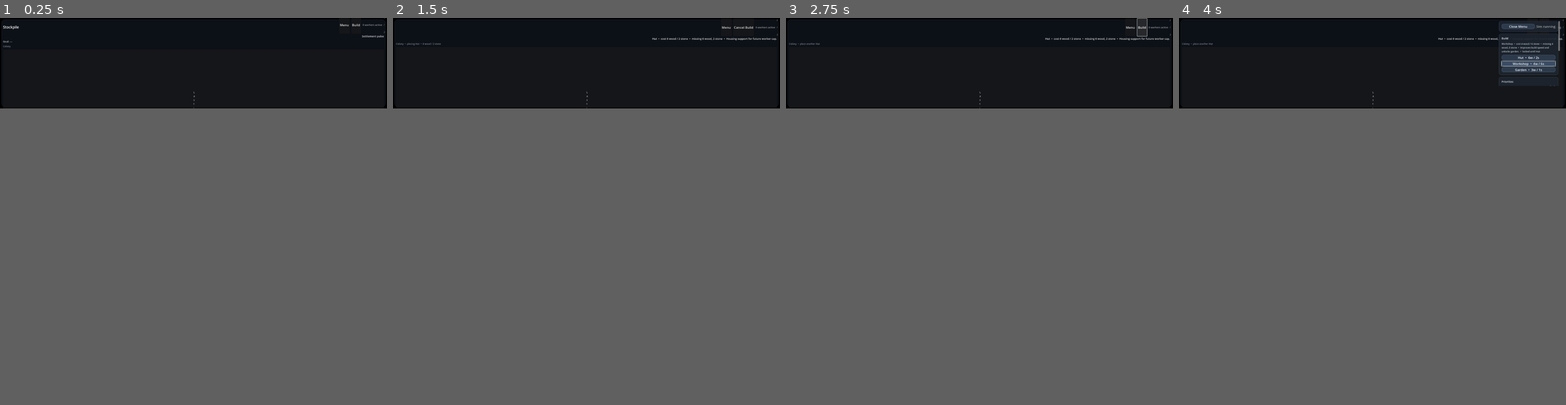
Above: before the commit, frames 1-4 (left to right).
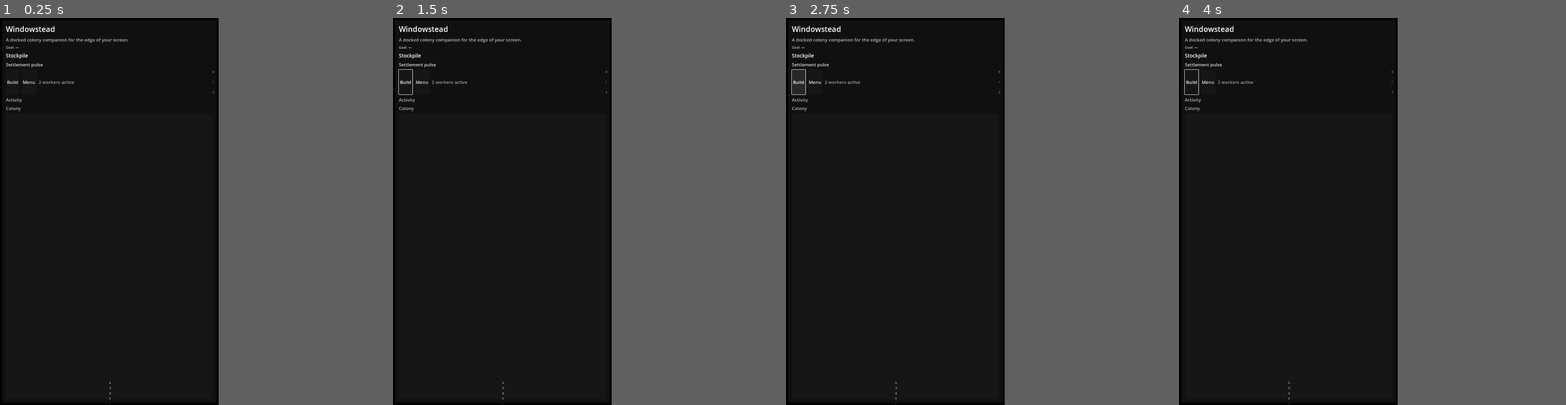
Above: after the commit, the same moments.

Repository: misospace/windowstead
Game: Godot game, scene res://scenes/main.tscn
Same seed, same stepped clock (60 frames per second), same inputs: the game is played once before the commit and once after it.
Inputs (mouse positions are in pixels of both pictures, inside the frame that each line leads up to):
- Up to frame 1 (0.25 s): no input
- Up to frame 2 (1.5 s): click "Build" at 0.5 s; click (741, 56) at 1.25 s, where only the run before the commit has a clickable "Hut • 6w / 2s"
- Up to frame 3 (2.75 s): click "Cancel Build" (after the commit: "Build") at 2 s
- Up to frame 4 (4 s): click "Build" at 2.75 s; click (1527, 64) at 3.5 s, where only the run before the commit has a clickable "Workshop • 4w / 6s"
In our replay, the window is 800x187 before the commit and 452x800 after it. These sizes can differ from the game's own. Grey fills any space a smaller window leaves; there, only what the larger window draws over its background counts as a difference.

The runs differ from the first frame. In frame 1, 0.9% of the frame differs, in the area x 0-100%, y 0-100%; in frame 2, 1.1%; in frame 3, 1.1%; in frame 4, 2.1%.
Error before the commit: Invalid access to property or key 'resources' on a base object of type 'Dictionary'. (res://scripts/main.gd:1167)
Error after the commit: Parse Error: Static function "count_active_workers()" not found in base "res://scripts/worker_cap_logic.gd". (res://scripts/main.gd:928)

Commit message:
Fix tile theme dictionary keys corrupted by the constants-alias sweep
The #283 alias rewrite also renamed the string KEYS inside main.gd's cached
TileRender theme dicts ('TILE_BACKDROPS' became 'Constants.TILE_BACKDROPS'),
so every tile silently fell back to default colors. Fix the keys, move the
accent palette into constants.gd (passed through TileRender's theme context,
fallbacks unchanged), add a regression test for the main→TileRender wiring,
and make CI/just test-all fail any suite whose log contains SCRIPT ERROR —
runtime script errors inside a passing suite previously went unnoticed.

Diff:
--- a/scripts/constants.gd
+++ b/scripts/constants.gd
@@ -7,6 +7,13 @@
 const BASE_TICK_SECONDS := 0.9
 const EVENT_INTERVAL_TICKS := 66
 const MAX_EVENT_LOG := 20
+
+# Focus Mode slows the colony down while the player works (issue #19).
+const FOCUS_MODE_TICK_MULTIPLIER := 2.5
+# Zoom slider bounds/step for tile scaling.
+const ZOOM_MIN := 0.5
+const ZOOM_MAX := 2.0
+const ZOOM_STEP := 0.1
 
 const RESOURCE_COLORS := {
 	"wood": Color("#5d8f58"),
@@ -37,6 +44,17 @@
 	"garden": Color("#30523a"),
 	"stockpile": Color("#66522a"),
 }
+
+# Tile accent palette, consumed by TileRender via its theme context so the
+# whole tile look is tuned from this file.
+const TILE_ACCENTS := {
+	"placement_ok": Color("#73d38c"),
+	"placement_blocked": Color("#d36b6b"),
+	"stockpile": Color("#d4b36f"),
+	"foundation": Color("#c7a25e"),
+	"default": Color(1, 1, 1, 0.35),
+}
+const TILE_DEFAULT_BACKDROP := Color("#1b2128")
 
 const WORKER_BADGE_COLORS := {
 	"Jun": Color("#f58f6c"),
@@ -82,6 +100,30 @@
 	"tree": "🌲",
 	"rock": "🪨",
 	"berries": "🫐",
+}
+
+# Everything that defines a gatherable resource tile: what it yields, how
+# much a world-seeded tile holds, how much an ambient supply drop holds, and
+# the drop announcement. The sim derives gatherability from membership here.
+const RESOURCE_TILES := {
+	"tree": {
+		"resource": "wood",
+		"seed_amount": 6,
+		"drop_amount": 4,
+		"drop_message": "A driftwood bundle lands nearby. Fresh wood appeared.",
+	},
+	"rock": {
+		"resource": "stone",
+		"seed_amount": 5,
+		"drop_amount": 4,
+		"drop_message": "A rubble drop lands nearby. Fresh stone appeared.",
+	},
+	"berries": {
+		"resource": "food",
+		"seed_amount": 4,
+		"drop_amount": 3,
+		"drop_message": "A snack crate lands nearby. Fresh food appeared.",
+	},
 }
 
 const TILE_SHORT_LABELS := {
--- a/scripts/main.gd
+++ b/scripts/main.gd
@@ -272,9 +272,9 @@
 	settings_panel.get_node("SettingsMargin/SettingsBox").add_child(zoom_label)
 
 	var zoom_slider := HSlider.new()
-	zoom_slider.min_value = 0.5
-	zoom_slider.max_value = 2.0
-	zoom_slider.step = 0.1
+	zoom_slider.min_value = Constants.ZOOM_MIN
+	zoom_slider.max_value = Constants.ZOOM_MAX
+	zoom_slider.step = Constants.ZOOM_STEP
 	zoom_slider.value = settings.get('zoom_factor', 1.0)
 	zoom_slider.value_changed.connect(func(val):
 		settings['zoom_factor'] = val
@@ -925,13 +925,7 @@
 	build_mode_button.text = "Cancel Build" if not pending_build_kind.is_empty() else "Build"
 
 func active_worker_count() -> int:
-	if not state.has("workers"):
-		return 0
-	var active := 0
-	for worker in state.workers:
-		if int(worker.get("break_ticks", 0)) <= 0:
-			active += 1
-	return active
+	return WorkerCapLogic.count_active_workers(state.get("workers", []))
 
 
 # ── Simulation facade ─────────────────────────────────────────────────────────
@@ -1175,7 +1169,7 @@
 	return "Stored  W %d %s  S %d %s  F %d %s\nHarvested  W %d  S %d  F %d" % [wood, w_trend, stone, s_trend, food, f_trend, int(harvested.get("wood", 0)), int(harvested.get("stone", 0)), int(harvested.get("food", 0))]
 
 func tick_seconds_for_setting() -> float:
-	var multiplier := 2.5 if settings.get('focus_mode', false) else 1.0
+	var multiplier := Constants.FOCUS_MODE_TICK_MULTIPLIER if settings.get('focus_mode', false) else 1.0
 	var setting := int(settings.get("tick_speed", 0))
 	if setting < 0 or setting >= TICK_SPEEDS.size():
 		return Constants.BASE_TICK_SECONDS * multiplier
@@ -1556,13 +1550,15 @@
 			hbox.add_child(detail_label)
 			crew_list.add_child(hbox)
 			_crew_rows.append({"icon": icon_label, "name": name_label, "detail": detail_label})
+	# The idle reason is identical for every idle worker — compute it once.
+	var idle_text: String = Constants.WORKER_INTENT_REASONS.get(worker_idle_reason({}), "No valid task")
 	for i in workers.size():
 		var worker: Dictionary = workers[i]
 		var row: Dictionary = _crew_rows[i]
 		row.icon.text = worker_intent_icon(worker)
 		row.name.text = String(worker.name)
 		row.name.add_theme_color_override("font_color", Constants.WORKER_BADGE_COLORS.get(worker.name, Color.WHITE))
-		row.detail.text = worker_intent_text(worker)
+		row.detail.text = worker_intent_text(worker, idle_text)
 
 ## The RichTextLabel log only re-renders when the event list actually changed.
 func _render_event_log() -> void:
@@ -1731,9 +1727,17 @@
 # reused across calls, and finished styleboxes are cached by (kind, accent) —
 # the palette is small and fixed, so the cache stays tiny.
 var _tile_style_cache: Dictionary = {}
-var _tile_style_theme := {"Constants.TILE_BACKDROPS": Constants.TILE_BACKDROPS, "stockpile_pos": Vector2i.ZERO}
+var _tile_style_theme := {
+	"TILE_BACKDROPS": Constants.TILE_BACKDROPS,
+	"DEFAULT_BACKDROP": Constants.TILE_DEFAULT_BACKDROP,
+	"stockpile_pos": Vector2i.ZERO,
+}
 var _tile_accent_ctx: Dictionary = {}
-var _tile_accent_theme := {"Constants.RESOURCE_COLORS": Constants.RESOURCE_COLORS, "Constants.STRUCTURE_COLORS": Constants.STRUCTURE_COLORS}
+var _tile_accent_theme := {
+	"RESOURCE_COLORS": Constants.RESOURCE_COLORS,
+	"STRUCTURE_COLORS": Constants.STRUCTURE_COLORS,
+	"TILE_ACCENTS": Constants.TILE_ACCENTS,
+}
 
 ## Delegates to TileRender.tile_style, passing scene state via context.
 func tile_style(tile: Dictionary, pos: Vector2i) -> StyleBoxFlat:
@@ -1931,14 +1935,18 @@
 	return build_kind
 
 
-func worker_intent_text(worker: Dictionary) -> String:
-	"""Return human-readable intent text for a worker, including idle/blocked reasons."""
+func worker_intent_text(worker: Dictionary, idle_text: String = "") -> String:
+	"""Return human-readable intent text for a worker, including idle/blocked reasons.
+
+	The idle reason is colony-wide, so render passes with many idle workers
+	can compute it once and pass it via idle_text."""
 	if int(worker.get("break_ticks", 0)) > 0:
 		return "on break"
 	var task: Dictionary = worker.get("task", {})
 	if task.is_empty():
-		var idle_reason := worker_idle_reason(worker)
-		return Constants.WORKER_INTENT_REASONS.get(idle_reason, "No valid task")
+		if not idle_text.is_empty():
+			return idle_text
+		return Constants.WORKER_INTENT_REASONS.get(worker_idle_reason(worker), "No valid task")
 	var kind := String(task.get("kind", ""))
 	match kind:
 		"gather":
--- a/scripts/tile_render.gd
+++ b/scripts/tile_render.gd
@@ -25,7 +25,7 @@
 	if theme.has("stockpile_pos") and pos == theme["stockpile_pos"]:
 		kind = "stockpile"
 
-	style.bg_color = theme.get("TILE_BACKDROPS", {}).get(kind, Color("#1b2128"))
+	style.bg_color = theme.get("TILE_BACKDROPS", {}).get(kind, theme.get("DEFAULT_BACKDROP", Color("#1b2128")))
 	style.border_color = accent_color
 	style.shadow_color = Color(0, 0, 0, 0.25)
 	style.shadow_size = 2
@@ -44,14 +44,19 @@
 	var hover_pos: Vector2i = Vector2i(context.get("hover_pos", Vector2i(-1, -1)))
 	var stockpile_pos: Vector2i = Vector2i(context.get("stockpile_pos", Vector2i(-1, -1)))
 	var can_place_fn: Callable = context.get("can_place_fn", func(_p: Vector2i, _k: String): return false)
+	# Palette normally comes from constants.gd via the theme; the literals
+	# below are fallbacks so a minimal theme still renders.
+	var accents: Dictionary = theme.get("TILE_ACCENTS", {})
 
 	# Build placement highlight
 	if not pending_build_kind.is_empty() and pos == hover_pos:
-		return Color("#73d38c") if can_place_fn.call(pos, pending_build_kind) else Color("#d36b6b")
+		if can_place_fn.call(pos, pending_build_kind):
+			return accents.get("placement_ok", Color("#73d38c"))
+		return accents.get("placement_blocked", Color("#d36b6b"))
 
 	# Stockpile accent
 	if pos == stockpile_pos:
-		return Color("#d4b36f")
+		return accents.get("stockpile", Color("#d4b36f"))
 
 	# Resource accent
 	var resource_colors: Dictionary = theme.get("RESOURCE_COLORS", {})
@@ -65,6 +70,6 @@
 
 	# Foundation accent
 	if String(tile.kind) == "foundation":
-		return Color("#c7a25e")
+		return accents.get("foundation", Color("#c7a25e"))
 
-	return Color(1, 1, 1, 0.35)
+	return accents.get("default", Color(1, 1, 1, 0.35))
--- a/tests/test_tile_render.gd
+++ b/tests/test_tile_render.gd
@@ -34,6 +34,9 @@
 	# --- Integration with constants ---
 	check("tile_accent uses real RESOURCE_COLORS", _test_accent_real_resource_colors)
 	check("tile_accent uses real STRUCTURE_COLORS", _test_accent_real_structure_colors)
+
+	# --- main.gd → TileRender wiring ---
+	_test_main_theme_wiring()
 
 
 ## Runs a check callable and reports it through the shared assertion API.
@@ -295,3 +298,31 @@
 	return (hut_color == C.STRUCTURE_COLORS["hut"] and
 			workshop_color == C.STRUCTURE_COLORS["workshop"] and
 			garden_color == C.STRUCTURE_COLORS["garden"])
+
+
+# ── main.gd theme wiring ───────────────────────────────────────────────────────
+# Guards the seam between main.gd's cached theme dictionaries and TileRender:
+# a bad dictionary KEY silently falls back to default colors (this regressed
+# once — the constants-alias sweep rewrote "TILE_BACKDROPS" inside a string).
+func _test_main_theme_wiring() -> void:
+	var main_script = load("res://scripts/main.gd")
+	var main = main_script.new()
+	main.grid_w = 5
+	main.grid_h = 5
+	main.stockpile_pos = Vector2i(0, 0)
+	var tiles: Array = []
+	for i in 25:
+		tiles.append({"kind": "ground", "amount": 0, "resource": "", "build_kind": ""})
+	main.state = {"tiles": tiles, "workers": [], "builds": [], "resources": {}, "events": []}
+
+	var tree_tile := {"kind": "tree", "amount": 3, "resource": "wood", "build_kind": ""}
+	var accent: Color = main.tile_accent(tree_tile, Vector2i(3, 3))
+	assert_eq(accent, C.RESOURCE_COLORS["wood"], "main wiring: resource accent comes from constants")
+
+	var style: StyleBoxFlat = main.tile_style(tree_tile, Vector2i(3, 3))
+	assert_eq(style.bg_color, C.TILE_BACKDROPS["tree"], "main wiring: backdrop comes from constants")
+	assert_eq(style.border_color, C.RESOURCE_COLORS["wood"], "main wiring: border uses the accent")
+
+	var cached: StyleBoxFlat = main.tile_style(tree_tile, Vector2i(2, 3))
+	assert_true(cached == style, "main wiring: identical looks share one cached stylebox")
+	main.free()
Not shown, changed: .github/workflows/test.yml
Not shown, changed: .justfile
